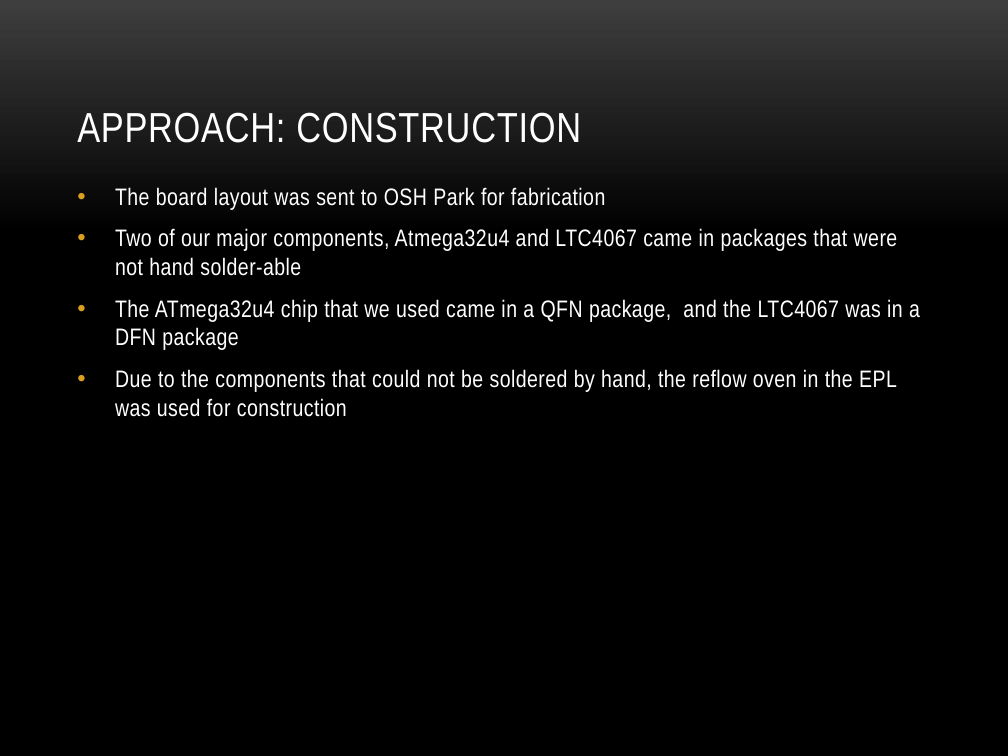
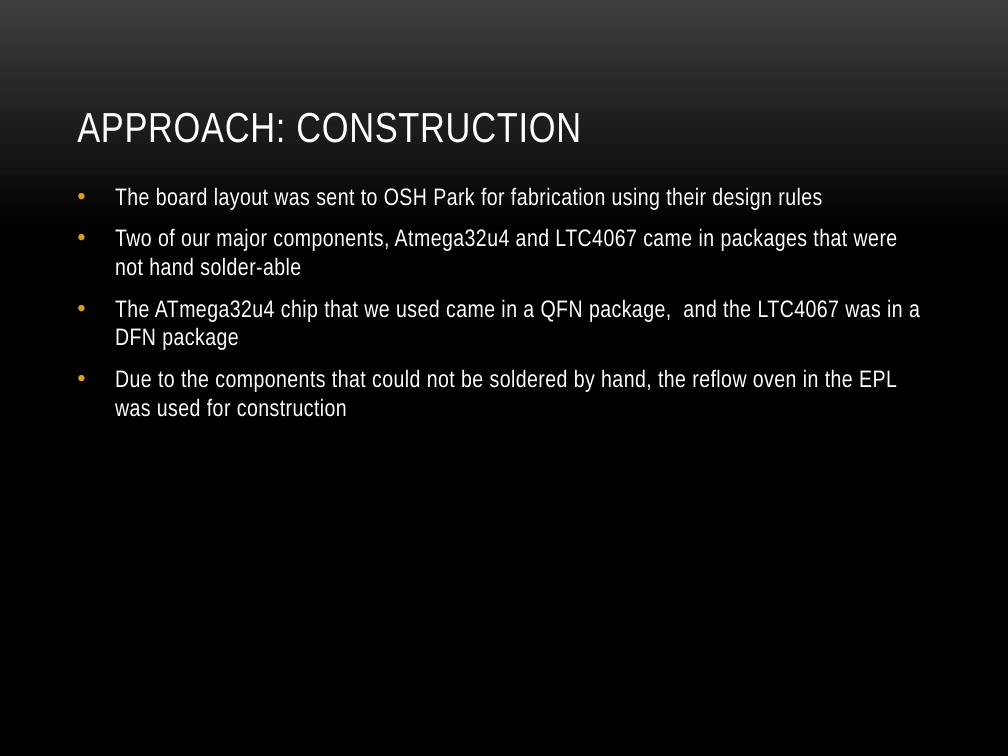
Before and after one commit to dosferatu/electronic-compass, a slide deck: slide 11 of Documentation/Project Documentation/Project Presentation.pptx. Drawn at 1008x756 pixels with LibreOffice and Linux fonts; fonts in the diff are those of the drawing; background and template pictures are left out. Boxes give left, top, right and bottom in pixels: in the first picture for what was removed or moved away, otherwise in the second. Text is boxed around its words. In the diff, an @@ line names an element or a change of style, - is before the commit and + after.

```diff
--- a/Documentation/Project Documentation/Project Presentation.pptx
+++ b/Documentation/Project Documentation/Project Presentation.pptx
@@ text at box(115, 187, 822, 210): text changed @@
-• The board layout was sent to OSH Park for fabrication
+• The board layout was sent to OSH Park for fabrication using their design rules
```
Also in this commit, not shown: 3 other slides changed, 1 other file.
